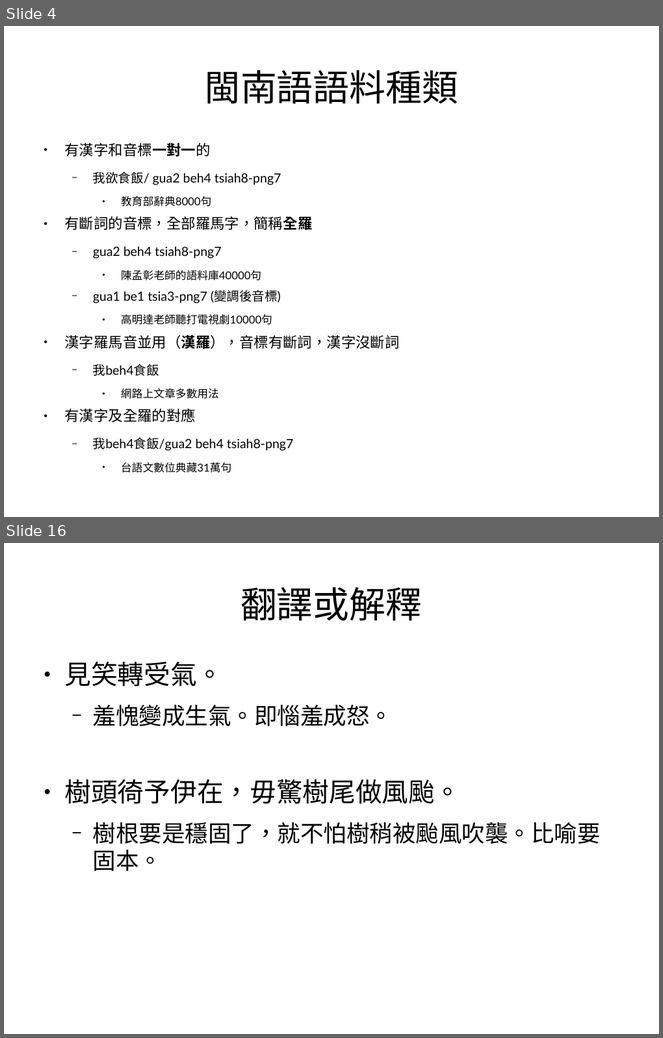
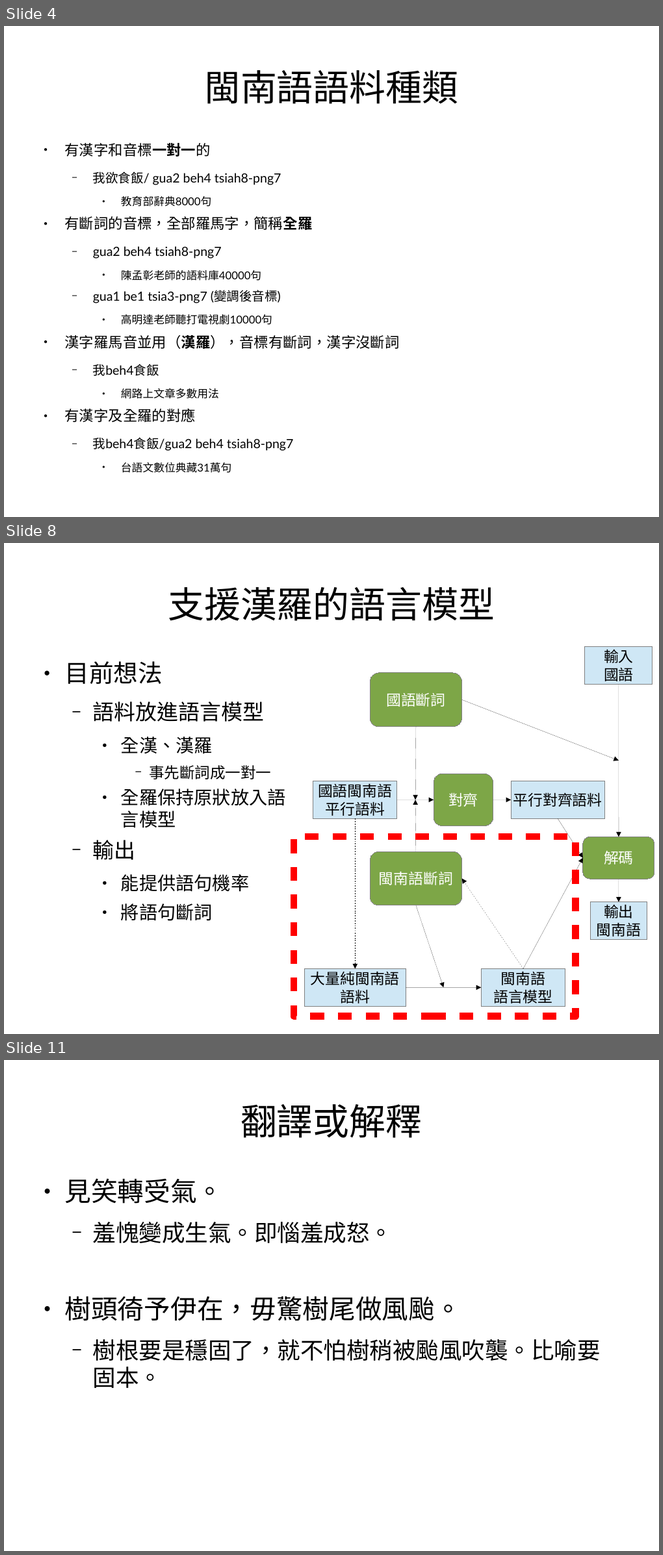
Before and after one commit to sih4sing5hong5/po3-ko3_tau5-iann2-phinn3, a slide deck: 翻譯報告.odp. Shown one above the other, each under a label of ours: slides 4 and 16 before the commit, slides 4, 8 and 11 after it; the slides between them are not shown. The pictures are 663x1038 and 663x1555 pixels, drawn with LibreOffice and Linux fonts; fonts in the diff are those of the drawing. Boxes give left, top, right and bottom in pixels: in the first picture for what was removed or moved away, otherwise in the second. Text is boxed around its words. In the diff, an @@ line names an element or a change of style, - is before the commit and + after.

```diff
--- a/翻譯報告.odp
+++ b/翻譯報告.odp
@@ slide 8 added at bbox=[4, 543, 659, 1034], background #FFFFFF @@
@@ title added at bbox=[168, 587, 495, 621], 44 pt, text #000000 @@
+支援漢羅的語言模型
@@ text added at bbox=[65, 661, 286, 921], 22.2 pt, text #000000 @@
+● 目前想法
+  − 語料放進語言模型
+    ● 全漢、漢羅
+      − 事先斷詞成一對一
+    ● 全羅保持原狀放入語言模型
+  − 輸出
+    ● 能提供語句機率
+    ● 將語句斷詞
@@ rectangle added at bbox=[294, 837, 577, 1017], outline #FF0000 8.5 pt @@
@@ group added at bbox=[304, 647, 655, 1006]: 13 arrows, 6 rectangles, 4 rounded rectangles @@
+輸入
+國語
+國語斷詞
+對齊
+閩南語
+語言模型
+平行對齊語料
+解碼
+輸出
+閩南語
+國語閩南語
+平行語料
+閩南語斷詞
+大量純閩南語
+語料
@@ what was slide 16 is now slide 11 @@
```
Also in this commit, not shown: 6 slides changed, 4 other slides added, 2 slides removed.
